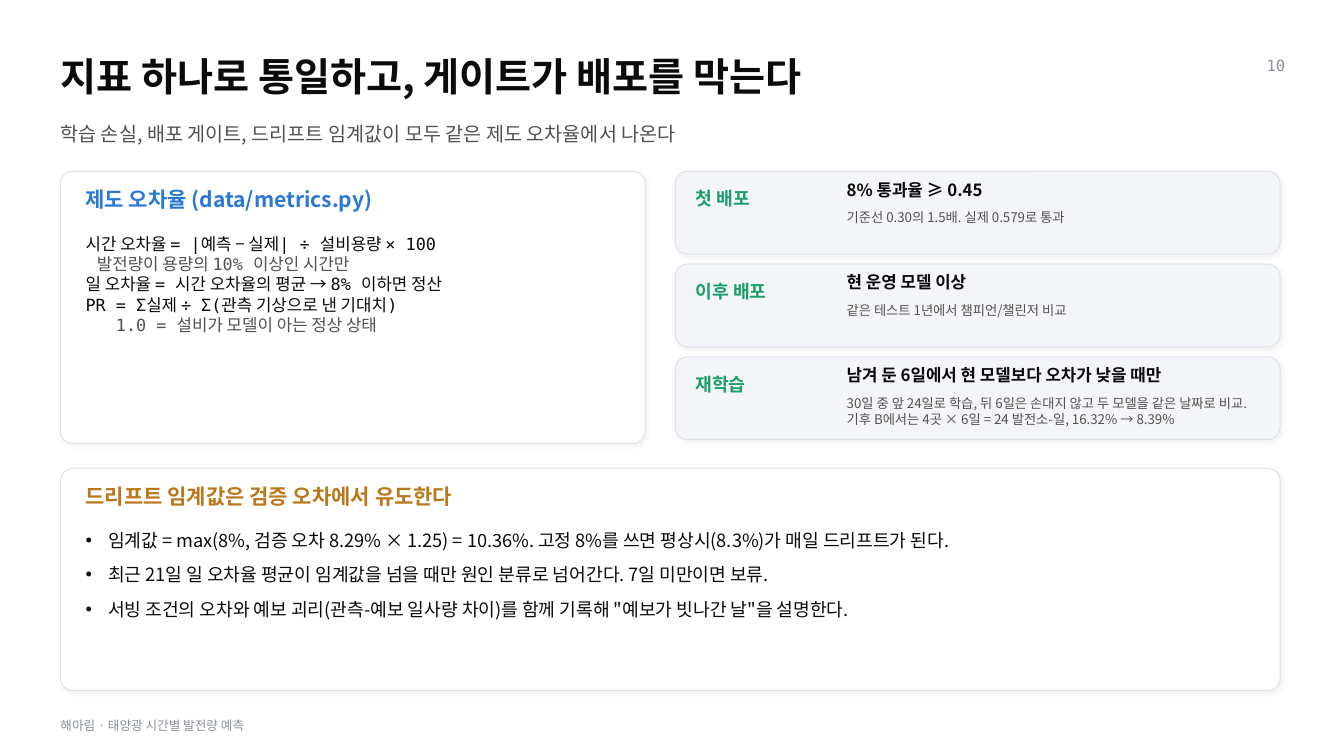
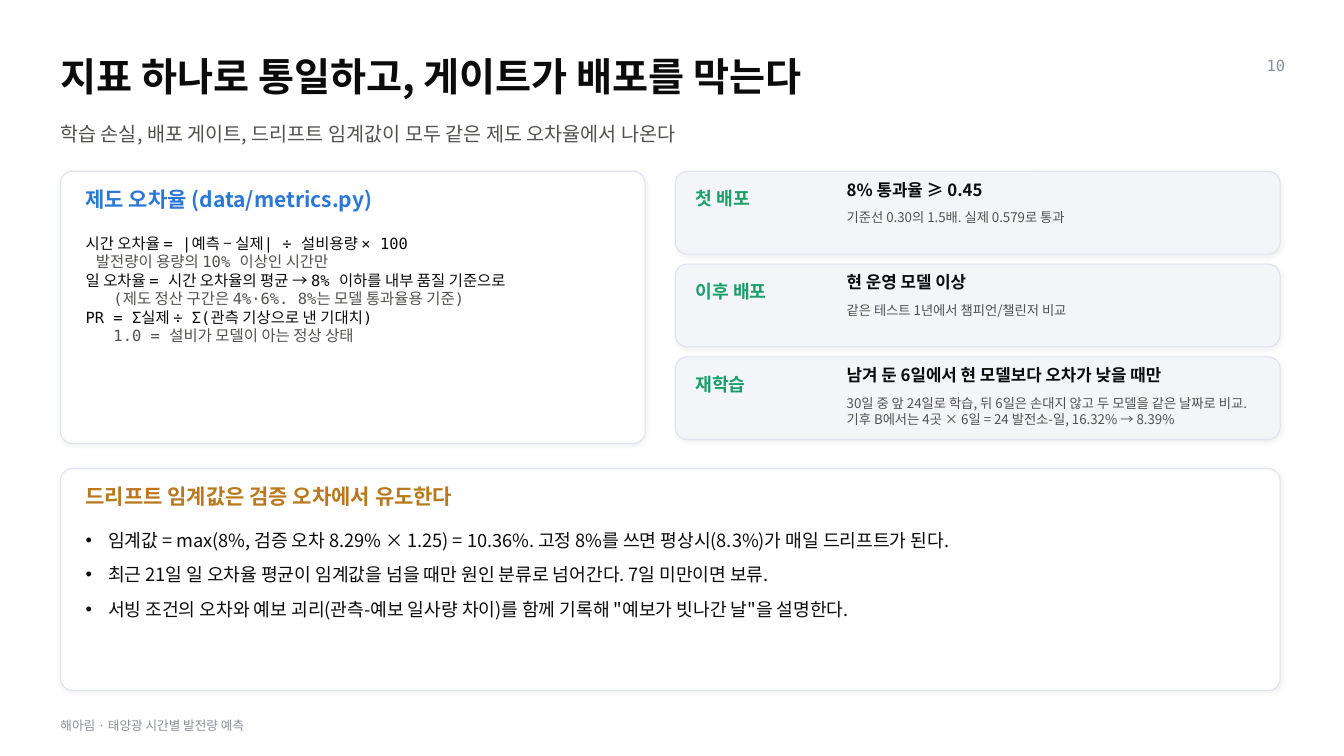
Before and after one commit to leemingi0906/model-serving, a slide deck: slide 10 of team_solar/release/해아림_발표.pptx. Drawn at 1344x756 pixels with LibreOffice and Linux fonts; fonts in the diff are those of the drawing. Boxes give left, top, right and bottom in pixels: in the first picture for what was removed or moved away, otherwise in the second. Text is boxed around its words. In the diff, an @@ line names an element or a change of style, - is before the commit and + after.

```diff
--- a/team_solar/release/해아림_발표.pptx
+++ b/team_solar/release/해아림_발표.pptx
@@ text at (86,236,408,342): size 12 to 11 pt in "시간 오차율 = |예측 − 실제| ÷ ...", "발전량이 용량의 10% 이상인 시간만", "PR = Σ실제 ÷ Σ(관측 기상으로 낸 ...", "1.0 = 설비가 모델이 아는 정상 상태" @@
@@ text at (86,273,506,306): text changed; size 12 to 11 pt @@
-일 오차율 = 시간 오차율의 평균 → 8% 이하면 정산
+일 오차율 = 시간 오차율의 평균 → 8% 이하를 내부 품질 기준으로
+(제도 정산 구간은 4%·6%. 8%는 모델 통과율용 기준)
```
Also in this commit, not shown: 1 other slide changed, 1 other file.
